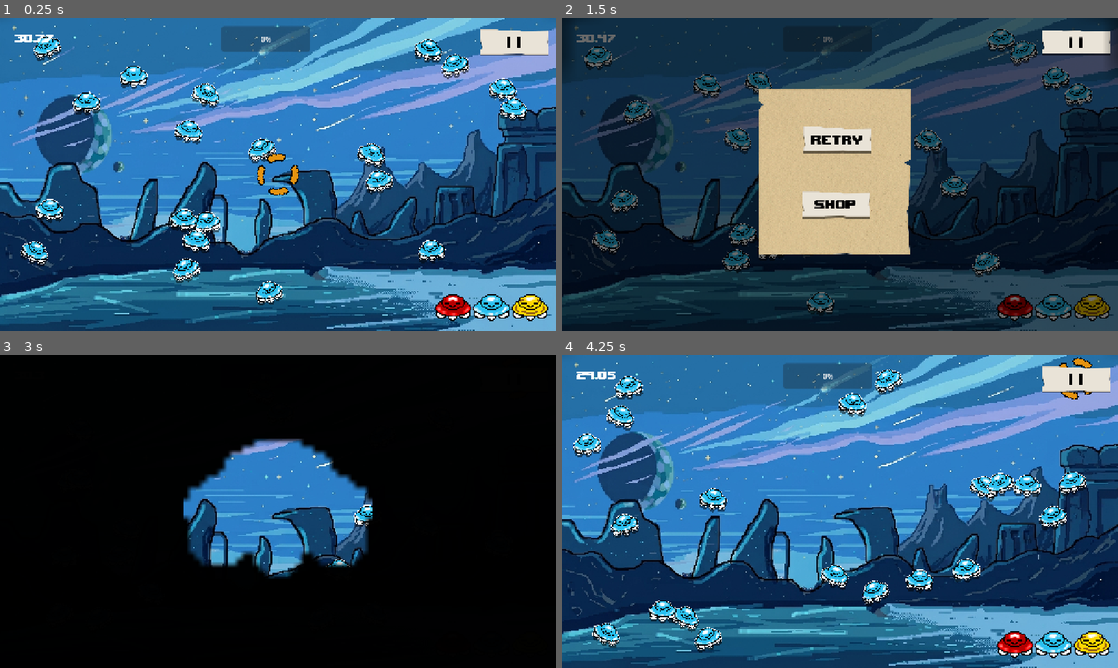
Above: before the commit, frames 1-4 (two rows, left to right).
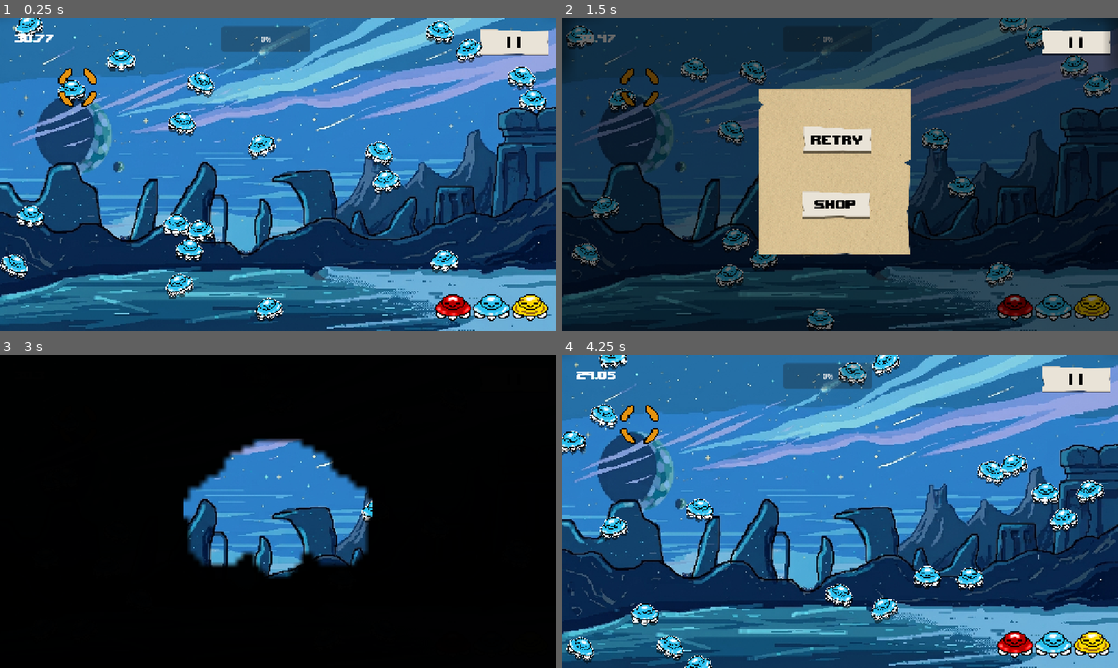
Above: after the commit, the same moments.

Repository: Orion784/paper_save
Game: Godot game, scene res://Scenes/game/game.tscn
Two runs of this game, one before a commit and one after it. Both use one fixed random seed, a clock stepped at 60 frames per second and the inputs below. The engine's default icon, where the game draws it, is replaced by a stand-in: a white triangle on a blue panel in a dark square.
Inputs:
- Up to frame 1 (0.25 s): no input
- Up to frame 2 (1.5 s): click "| |" at 0.5 s; click "retry" at 1.25 s
- Up to frame 3 (3 s): click "retry" at 2 s; click "| |" at 2.75 s
- Up to frame 4 (4.25 s): click "| |" at 3.5 s

The runs differ from the first frame. In frame 1, 9.7% of the frame differs, in the area x 0-99%, y 0-98%; in frame 2, 7.8%; in frame 3, 0.2%; in frame 4, 10%, in the area x 0-98%, y 0-100%.
Error after the commit: Parse Error: Class "PlayerProfile" hides a global script class. (res://Resources/PlayerProfile.gd:3)

Commit message:
ayuda opencode

Diff:
--- /dev/null
+++ b/Resources/PlayerProfile.gd
@@ -0,0 +1,9 @@
+extends Profile
+
+class_name PlayerProfile
+
+@export var base_damage : float
+@export var crit_damage : float
+@export var crit_chance : float
+@export var radius : float
+@export var shot_timer: float
--- /dev/null
+++ b/Resources/PlayerProfile.tres
@@ -0,0 +1,13 @@
+[gd_resource type="Resource" script_class="PlayerProfile" format=3 uid="uid://cdlexgvh0uyf7"]
+
+[ext_resource type="Script" uid="uid://yc7ltvew3h3t" path="res://Resources/PlayerProfile.gd" id="1_jwiea"]
+
+[resource]
+script = ExtResource("1_jwiea")
+base_damage = 1.0
+crit_damage = 2.0
+crit_chance = 0.3
+radius = 12.0
+shot_timer = 0.5
+name = "pelota"
+metadata/_custom_type_script = "uid://yc7ltvew3h3t"
--- /dev/null
+++ b/Resources/Profile.gd
@@ -0,0 +1,5 @@
+extends Resource
+
+class_name Profile
+
+@export var name : String
--- /dev/null
+++ b/Resources/UfoProfile.gd
@@ -0,0 +1,9 @@
+extends Profile
+
+class_name UfoProfile
+
+@export var MAX_UFOS: int
+@export var UFO_SPEED: float   # píxeles por segundo
+@export var UFO_HEALTH: int
+@export var UFO_RADIUS: float
+@export var UFO_EXPERIENCE: float
--- /dev/null
+++ b/Resources/UfoProfile.tres
@@ -0,0 +1,11 @@
+[gd_resource type="Resource" script_class="UfoProfile" format=3 uid="uid://cj71ctl71rr6b"]
+
+[ext_resource type="Script" uid="uid://bydn5d2rf3gmi" path="res://Resources/UfoProfile.gd" id="1_oiabc"]
+
+[resource]
+script = ExtResource("1_oiabc")
+MAX_UFOS = 2000
+UFO_SPEED = 122.0
+UFO_HEALTH = 6
+UFO_EXPERIENCE = 120.0
+metadata/_custom_type_script = "uid://bydn5d2rf3gmi"
--- a/Scenes/game/data.gd
+++ b/Scenes/game/data.gd
@@ -2,6 +2,5 @@
 
 class_name Data
 
-# Called when the node enters the scene tree for the first time.
-func _ready() -> void:
-	pass # Replace with function body.
+#@export var player_profile : Profile =
+#@export var ufo_profile : Profile
--- a/Scenes/game/entity_manager.gd
+++ b/Scenes/game/entity_manager.gd
@@ -9,12 +9,9 @@
 @onready var multimesh: MultiMesh = $MultiMeshInstance2D.multimesh
 @onready var damage_label: DamageNumbers = $DamageLabel
 
+@export var stats : UfoProfile
 #Datos importantes
-const MAX_UFOS: int = 2000
-const UFO_SPEED: float = 120.0   # píxeles por segundo
-const UFO_HEALTH: int = 3
-const UFO_RADIUS: float = 48.0
-const UFO_EXPERIENCE: float = 1
+
 #Datos de animación
 const PENDULUM_AMPLITUDE: float = 0.45   # radianes, unos 26° hacia cada lado
 const PENDULUM_SPEED: float = 2.5        # radianes de fase por segundo
@@ -42,36 +39,36 @@
 
 func init_pool() -> bool:
 	#Le damos tamaño a los arreglos
-	positions.resize(MAX_UFOS)
-	velocities.resize(MAX_UFOS)
-	phases.resize(MAX_UFOS)
-	health.resize(MAX_UFOS)
-	experience.resize(MAX_UFOS	)
-	stun_timers.resize(MAX_UFOS)
-	flash_timers.resize(MAX_UFOS)
-	death_timers.resize(MAX_UFOS)
+	positions.resize(stats.MAX_UFOS)
+	velocities.resize(stats.MAX_UFOS)
+	phases.resize(stats.MAX_UFOS)
+	health.resize(stats.MAX_UFOS)
+	experience.resize(stats.MAX_UFOS	)
+	stun_timers.resize(stats.MAX_UFOS)
+	flash_timers.resize(stats.MAX_UFOS)
+	death_timers.resize(stats.MAX_UFOS)
 	active_count = 0
 	return true
 func setup_multimesh() -> void:
 	#obligatorio. Atributos de multimesh
-	multimesh.instance_count = MAX_UFOS
+	multimesh.instance_count = stats.MAX_UFOS
 	multimesh.visible_instance_count = 0
 
 func start_ufos() -> void: #Cambiar esta puta mierda
 	play_area = get_viewport().get_visible_rect() #MAl, ajustarlo
-	var inner: Rect2 = play_area.grow(-UFO_RADIUS)
+	var inner: Rect2 = play_area.grow(-stats.UFO_RADIUS)
 	for n in 20:
 		spawn_ufo(inner.position + Vector2(randf(), randf()) * inner.size)
 func spawn_ufo(spawn_position: Vector2) -> bool:
 	#Si los ufos actuales son mayores a la cantidad maxima,
 	#entonces no se hace nada
-	if active_count >= MAX_UFOS:
+	if active_count >= stats.MAX_UFOS:
 		return false
 	var i: int = active_count # i = instancia en el ultimo espacio disponible
 	positions[i] = spawn_position
-	velocities[i] = Vector2.from_angle(randf() * TAU) * UFO_SPEED #TAU = 2PI
+	velocities[i] = Vector2.from_angle(randf() * TAU) * stats.UFO_SPEED #TAU = 2PI
 	phases[i] = randf() * TAU
-	health[i] = UFO_HEALTH
+	health[i] = stats.UFO_HEALTH
 	stun_timers[i] = 0.0
 	flash_timers[i] = 0.0
 	death_timers[i] = DEATH_TIME
@@ -90,10 +87,10 @@
 func update_movement(delta: float) -> void:
 	#Esto idealmente tomaria de una seccion que yo determine
 	#no del viewport
-	var min_x: float = play_area.position.x + UFO_RADIUS
-	var max_x: float = play_area.end.x - UFO_RADIUS
-	var min_y: float = play_area.position.y + UFO_RADIUS
-	var max_y: float = play_area.end.y - UFO_RADIUS
+	var min_x: float = play_area.position.x + stats.UFO_RADIUS
+	var max_x: float = play_area.end.x - stats.UFO_RADIUS
+	var min_y: float = play_area.position.y + stats.UFO_RADIUS
+	var max_y: float = play_area.end.y - stats.UFO_RADIUS
 	for i in active_count:
 		if stun_timers[i] > 0.0:
 			stun_timers[i] -= delta
@@ -158,7 +155,7 @@
 		#envia datos para el dibujo
 		multimesh.set_instance_transform_2d(i, Transform2D(angle, Vector2(1, -1) * diminish, 0.0, draw_pos))
 
-		var frame: int = clampi(UFO_HEALTH - health[i], 0, 2)
+		var frame: int = clampi(stats.UFO_HEALTH - health[i], 0, 2)
 		#envia datos para el shader
 		multimesh.set_instance_custom_data(i, Color(frame, flash_progress, death_progress, 0))
 
@@ -175,7 +172,7 @@
 		if distance(center, positions[i]) <= hit_distance:
 			health[i] -= damage
 			flash_timers[i] = HIT_FLASH_TIME
-			damage_label.spawn(positions[i] + Vector2(0, -UFO_RADIUS), damage)
+			damage_label.spawn(positions[i] + Vector2(0, -stats.UFO_RADIUS), damage)
 			if health[i] <= 0:
 				death_timers[i] = DEATH_TIME
 				stun_timers[i] = DEATH_TIME   # quieto (y vibrando) mientras muere
@@ -183,7 +180,7 @@
 			else:
 				stun_timers[i] = 0.50
 	if total_experience > 0 :
-		experience_gained.emit(total_experience * UFO_EXPERIENCE)
+		experience_gained.emit(total_experience * stats.UFO_EXPERIENCE)
 
 func remove_ufo(i: int) -> void:
 	if i < 0 or i >= active_count:
@@ -208,7 +205,7 @@
 	n = (p1.x - p2.x)**2 + (p1.y - p2.y)**2
 	return n
 func intersection(radius:float) -> float:
-	return (radius + UFO_RADIUS)**2
+	return (radius + stats.UFO_RADIUS)**2
 #Trucazo de pitagoras para no calcular la raiz cuadrada
 # sqr(a^2 + b^2) = c  Es lo mismo que (a^2 + b^2) = c^2
 #la distancia y la interseccion estan elevadas al cuadrado
--- a/Scenes/game/game.tscn
+++ b/Scenes/game/game.tscn
@@ -4,9 +4,6 @@
 [ext_resource type="Script" uid="uid://dto0a5wgcki4d" path="res://Scenes/game/game.gd" id="1_d0b77"]
 [ext_resource type="Script" uid="uid://d28n0bd80ci1r" path="res://Scenes/game/data.gd" id="2_5l446"]
 [ext_resource type="Script" uid="uid://bvgiptddbqn4f" path="res://Scenes/game/main_menu.gd" id="2_6y3i1"]
-[ext_resource type="Script" uid="uid://b4ql81ff42fj0" path="res://Scenes/game/wave_profile.gd" id="2_d0b77"]
-[ext_resource type="Script" uid="uid://bkucrc2xpbnam" path="res://Scenes/game/player_profile.gd" id="3_7trcl"]
-[ext_resource type="Script" uid="uid://c4xa0u7tesc3i" path="res://Scenes/game/stage_profile.gd" id="4_nds08"]
 [ext_resource type="Script" uid="uid://btbqpv5mumxr3" path="res://Scenes/game/entity_manager.gd" id="5_5l446"]
 [ext_resource type="PackedScene" uid="uid://n1o0odr82me" path="res://Scenes/game/UI/CustomUI/CustomButton/CustomButton.tscn" id="5_hy3pq"]
 [ext_resource type="Texture2D" uid="uid://dbtl7qw2uv765" path="res://Assets/112_sin_titulo_20260826212710.png" id="6_klkrs"]
@@ -26,10 +23,12 @@
 [ext_resource type="Texture2D" uid="uid://c6aved8w50823" path="res://Assets/papel/flecha correjidar.png" id="18_mmnmt"]
 [ext_resource type="Script" uid="uid://qvr7thrqfid2" path="res://Scenes/game/transition/bloqueador_xd.gd" id="19_2kyel"]
 [ext_resource type="Texture2D" uid="uid://bm6x2vtd5v32e" path="res://Assets/larg.jpeg" id="19_btxna"]
+[ext_resource type="Resource" uid="uid://cdlexgvh0uyf7" path="res://Resources/PlayerProfile.tres" id="20_aeitv"]
 [ext_resource type="Texture2D" uid="uid://k6w71u2q22x3" path="res://Assets/UFOS/blue ufo.png" id="21_68wwg"]
 [ext_resource type="Script" uid="uid://cq5yspaqjkqs8" path="res://Scenes/game/player.gd" id="21_duc3a"]
 [ext_resource type="Shader" uid="uid://de0td81qtux1y" path="res://Scenes/game/UI/Shaders/ufo_sprite.gdshader" id="21_jodyk"]
 [ext_resource type="Texture2D" uid="uid://upt47mu43f0g" path="res://Assets/UFOS/textura del atlas.png" id="22_jodyk"]
+[ext_resource type="Resource" uid="uid://cj71ctl71rr6b" path="res://Resources/UfoProfile.tres" id="22_mmnmt"]
 [ext_resource type="Texture2D" uid="uid://bx1vt6fswk4m6" path="res://Assets/mouse.png" id="22_yl8fu"]
 [ext_resource type="Script" uid="uid://b14bd117adk2r" path="res://Scenes/game/damage_label.gd" id="23_dlt2v"]
 [ext_resource type="FontFile" uid="uid://c5pdyt8k2ko6q" path="res://Assets/Hey Comic.ttf" id="24_tawbq"]
@@ -117,15 +116,6 @@
 [node name="Items" type="Node" parent="Data" unique_id=2026950215]
 script = ExtResource("1_7pssd")
 
-[node name="WaveProfile" type="Node" parent="Data" unique_id=1761618581]
-script = ExtResource("2_d0b77")
-
-[node name="PlayerProfile" type="Node" parent="Data" unique_id=1275462889]
-script = ExtResource("3_7trcl")
-
-[node name="StageProfile" type="Node" parent="Data" unique_id=528993412]
-script = ExtResource("4_nds08")
-
 [node name="ShopStatus" type="Node" parent="Data" unique_id=1844910751]
 
 [node name="Background" type="CanvasLayer" parent="." unique_id=539190627]
@@ -152,8 +142,9 @@
 grow_vertical = 2
 texture = ExtResource("9_27ybv")
 
-[node name="MainMenu" type="Node2D" parent="." unique_id=1820613610]
+[node name="MainMenu" type="Node2D" parent="." unique_id=1820613610 node_paths=PackedStringArray("data")]
 script = ExtResource("2_6y3i1")
+data = NodePath("../Data")
 
 [node name="MenuCanvas" type="CanvasLayer" parent="MainMenu" unique_id=1177897169]
 visible = false
@@ -232,8 +223,9 @@
 texture = ExtResource("6_klkrs")
 expand_mode = 4
 
-[node name="Shop" type="Node2D" parent="." unique_id=1383714936]
+[node name="Shop" type="Node2D" parent="." unique_id=1383714936 node_paths=PackedStringArray("data")]
 script = ExtResource("7_6y3i1")
+data = NodePath("../Data")
 
 [node name="ShopCanvas" type="CanvasLayer" parent="Shop" unique_id=426446954]
 visible = false
@@ -306,8 +298,9 @@
 icon = ExtResource("18_68wwg")
 container = NodePath("..")
 
-[node name="Stage" type="Node2D" parent="." unique_id=162588584]
+[node name="Stage" type="Node2D" parent="." unique_id=162588584 node_paths=PackedStringArray("data")]
 script = ExtResource("8_meiaf")
+data = NodePath("../Data")
 
 [node name="Background" type="CanvasLayer" parent="Stage" unique_id=652184466]
 layer = -1
@@ -328,9 +321,7 @@
 position = Vector2(179, 160)
 scale = Vector2(3, 3)
 script = ExtResource("21_duc3a")
-base_damage = 1.0
-crit_damage = 3.0
-crit_chance = 0.1
+stats = ExtResource("20_aeitv")
 
 [node name="Sprite2D" type="Sprite2D" parent="Stage/Player" unique_id=382463450]
 z_index = 1
@@ -343,6 +334,7 @@
 
 [node name="EntityManager" type="Node" parent="Stage" unique_id=1135806143]
 script = ExtResource("5_5l446")
+stats = ExtResource("22_mmnmt")
 
 [node name="UfoShadow" type="MultiMeshInstance2D" parent="Stage/EntityManager" unique_id=1926341031]
 modulate = Color(0, 0, 0, 0.49411765)
--- a/Scenes/game/main_menu.gd
+++ b/Scenes/game/main_menu.gd
@@ -2,6 +2,8 @@
 
 class_name MainMenu
 signal state_change(GameState)
+
+@export var data : Data
 
 # Called when the node enters the scene tree for the first time.
 func _ready() -> void:
--- a/Scenes/game/player.gd
+++ b/Scenes/game/player.gd
@@ -1,21 +1,15 @@
 extends Node2D
 
+class_name Player
 
-@export var base_damage : float
-@export var crit_damage : float
-@export var crit_chance : float # 0.1 - 1.0
-@onready var radius : float = 12.0
-@export var shot_timer: float = 0.5
+@export var stats : PlayerProfile
 #@export var recharge_speed : float
 #@export var ammo : int
 
 var paused : bool = false
+var cadence: float = 0.5
 
 signal shoot_fired(center: Vector2, radius: float, damage:float)
-
-func setup(_a : Dictionary) -> void:
-	#inicializa las variables con los valores del diccionario
-	pass
 
 # Called when the node enters the scene tree for the first time.
 func _ready() -> void:
@@ -24,6 +18,8 @@
 
 # Called every frame. 'delta' is the elapsed time since the previous frame.
 func _process(_delta: float) -> void:
+	print(stats.name)
+	print(cadence)
 	position = get_global_mouse_position()
 	if !paused:
 		$Sprite2D.rotation += _delta * 3
@@ -31,19 +27,19 @@
 			$Sprite2D.rotation = 0
 		update_damage(_delta)
 
-
 func damage_output() -> float:
-	if randf() <= crit_chance:
-		return base_damage*crit_damage
+	if randf() <= stats.crit_chance:
+		return stats.base_damage*stats.crit_damage
 	else:
-		return base_damage #se envia el rango, el daño, el multiplicador
+		return stats.base_damage #se envia el rango, el daño, el multiplicador
 
 func update_damage(_delta) -> void:
-	if shot_timer > 0.0:
-		shot_timer -= _delta
+	if cadence > 0.0:
+		cadence -= _delta
 	else:
-		shoot_fired.emit(global_position, radius, damage_output())
-		shot_timer = 0.5
+		shoot_fired.emit(global_position, stats.radius, damage_output())
+		cadence = stats.shot_timer
+		print("DISPARO, CADENCIA, SHOT TIMER:", cadence, stats.shot_timer)
 	pass
 #func _unhandled_input(event: InputEvent) -> void:
 	#if event.is_action_pressed("shoot"):
--- a/Scenes/game/player_profile.gd
+++ b/Scenes/game/player_profile.gd
@@ -2,13 +2,30 @@
 
 class_name PlayerProfile
 
-@export var base_damage : float
-@export var crit_damage : float
-@export var crit_range : float # 0.1 - 1.0
-@export var scale : Vector2
-@export var recharge_speed : float
-@export var ammo : int
+var base_damage : float = 1
+var crit_damage : float = 2
+var crit_range : float = 0.5
+var scale : float = 1
+var recharge_speed : float
+var ammo : int = 6
 
-# func exportar datos -> diccionario:
+#func exportar datos -> diccionario:
 
-#func importar datos(diccionario):
+
+func import_data(file : Dictionary):
+	base_damage = file["damage"]
+	crit_damage = file["crit_damage"]
+	crit_range = file["crit_range"]
+	scale = file["scale"]
+	recharge_speed = file["recharge_speed"]
+	ammo = file["ammo"]
+	pass
+
+var archivo : Dictionary = {
+	"damage" : 24,
+	"crit_damage" : 24,
+	"crit_range" : 24,
+	"scale" : 2,
+	"recharge_speed" : 2,
+	"ammo" : 3
+	}
--- a/Scenes/game/shop.gd
+++ b/Scenes/game/shop.gd
@@ -2,6 +2,8 @@
 
 class_name Shop
 signal state_change(GameState)
+
+@export var data : Data
 
 # Called when the node enters the scene tree for the first time.
 func _ready() -> void:
--- a/Scenes/game/stage.gd
+++ b/Scenes/game/stage.gd
@@ -2,6 +2,8 @@
 
 class_name Stage
 signal state_change(GameState)
+
+@export var data : Data
 
 # Called when the node enters the scene tree for the first time.
 func _ready() -> void:
@@ -60,7 +62,6 @@
 	$Player.paused = !$Player.paused
 	pass # Replace with function body.
 
-
 func experience_gained(amount: float) -> void:
 	$StageCanvas.fill_progress_bar(amount)
 	pass # Replace with function body.
Not shown, added: Resources/PlayerProfile.gd.uid
Not shown, added: Resources/Profile.gd.uid
Not shown, added: Resources/UfoProfile.gd.uid
